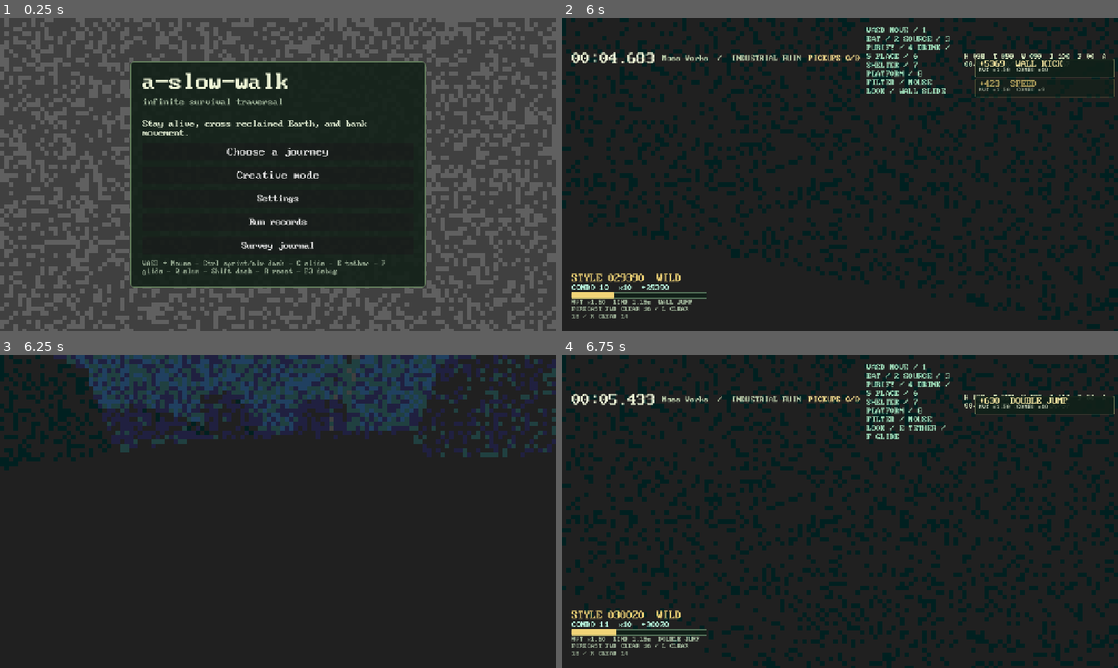
Above: before the commit, frames 1-4 (two rows, left to right).
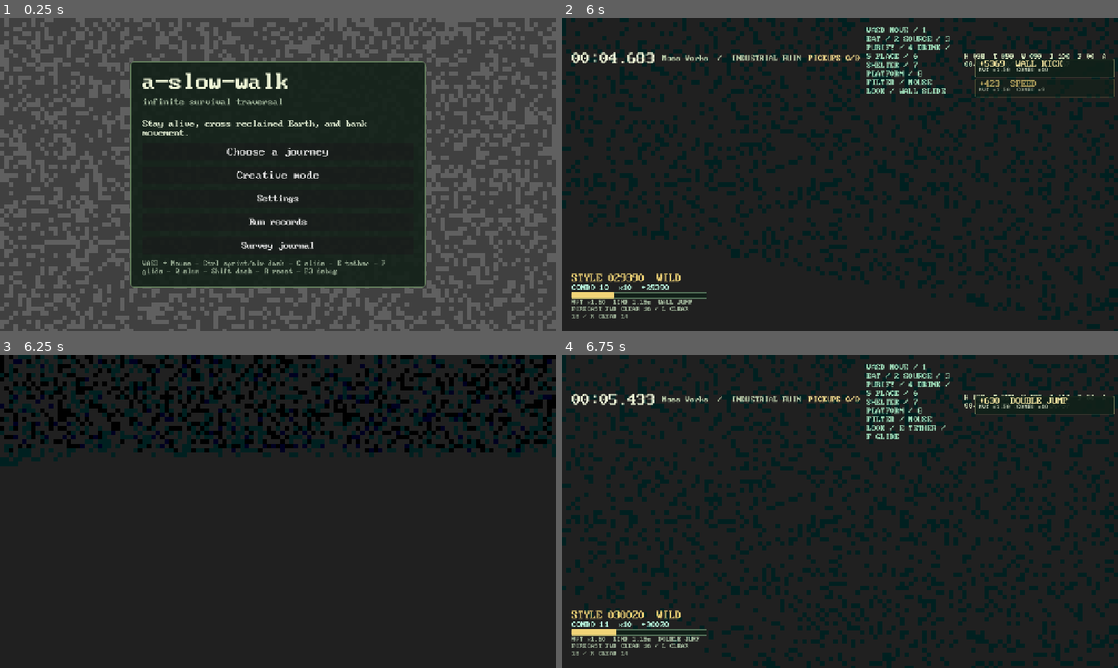
Above: after the commit, the same moments.

Repository: gongahkia/hot-cross-buns
Game: Godot game, scene res://scenes/main.tscn
The game is run twice, just before and just after one commit, with the same random seed, the same clock (stepped at 60 frames per second) and the same inputs.
Inputs (mouse positions are in pixels of both pictures, inside the frame that each line leads up to):
- Up to frame 1 (0.25 s): no input
- Up to frame 2 (6 s): click "Choose a journey" at 0.5 s; click "Infinite Expedition SURVIVAL …" at 1.25 s; tap Enter at 2 s; move the mouse to (867, 174) at 2.02 s; hold F (glide) 2.03-2.78 s; hold W (move_forward) from 2.03 s (still down); click (867, 174) at 2.17 s; tap Space (jump) at 2.27, 3.02, 4.52, 5.27 s; tap E (grapple) at 2.3, 2.85 s; move the mouse to (812, 174) at 2.77 s; click (812, 174) at 2.92 s; tap Q (slam) at 3.05, 3.6 s; move the mouse to (851, 168) at 3.52 s; hold C (slide) 3.53-4.28 s; click (851, 168) at 3.67 s; move the mouse to (834, 180) at 4.27 s; tap C (slide) at 4.35 s; click (834, 180) at 4.42 s; tap Ctrl (sprint) at 4.55 s; move the mouse to (878, 177) at 5.02 s; hold Ctrl (sprint) 5.03-5.78 s; click (878, 177) at 5.17 s; tap Alt at 5.3, 5.85 s; move the mouse to (795, 171) at 5.77 s; click (795, 171) at 5.92 s
- Up to frame 3 (6.25 s): keep holding W (move_forward); tap Space (jump) at 6.02 s; tap P at 6.05 s
- Up to frame 4 (6.75 s): keep holding W (move_forward); move the mouse to (845, 511) at 6.52 s; hold F (glide) from 6.53 s (still down); tap P at 6.6 s; click (845, 511) at 6.67 s

Frames 1-2 are identical in both runs. In frame 3, 26% of the frame differs, in the area x 0-100%, y 0-37%; in frame 4, nothing differs.

Commit message:
Expand photo camera controls

Diff:
--- /dev/null
+++ b/scripts/photo_camera_controls.gd
@@ -0,0 +1,22 @@
+class_name PhotoCameraControls
+extends RefCounted
+
+const MIN_SPEED := 2.0
+const MAX_SPEED := 72.0
+const MIN_SENSITIVITY := 0.00025
+const MAX_SENSITIVITY := 0.016
+
+static func direction(planar: Vector2, ascend: bool, descend: bool) -> Vector3:
+	return Vector3(planar.x, float(ascend) - float(descend), planar.y)
+
+static func speed(base_speed: float, fast: bool, precise: bool) -> float:
+	return base_speed * (2.5 if fast else 0.25 if precise else 1.0)
+
+static func next_speed(current: float, direction: int) -> float:
+	return clampf(current * (2.0 if direction > 0 else 0.5), MIN_SPEED, MAX_SPEED)
+
+static func next_sensitivity(current: float, direction: int) -> float:
+	return clampf(current * (2.0 if direction > 0 else 0.5), MIN_SENSITIVITY, MAX_SENSITIVITY)
+
+static func clamp_pitch(value: float) -> float:
+	return clampf(value, deg_to_rad(-88.0), deg_to_rad(88.0))
--- /dev/null
+++ b/scripts/photo_camera_controls_test.gd
@@ -0,0 +1,12 @@
+extends SceneTree
+const CONTROLS = preload("res://scripts/photo_camera_controls.gd")
+var failed := false
+func _initialize() -> void:
+	_expect(CONTROLS.direction(Vector2(1.0,-1.0), true, false) == Vector3(1.0,1.0,-1.0), "free-camera direction drifted")
+	_expect(CONTROLS.speed(18.0, true, false) == 45.0 and CONTROLS.speed(18.0, false, true) == 4.5, "free-camera speed modes drifted")
+	_expect(CONTROLS.next_speed(72.0, 1) == 72.0 and CONTROLS.next_sensitivity(0.00025, -1) == 0.00025, "free-camera limits drifted")
+	_expect(is_equal_approx(CONTROLS.clamp_pitch(PI), deg_to_rad(88.0)), "free-camera pitch clamp drifted")
+	quit(1 if failed else 0)
+func _expect(condition: bool, message: String) -> void:
+	if condition: return
+	failed = true; push_error(message)
--- a/scripts/photo_mode.gd
+++ b/scripts/photo_mode.gd
@@ -1,5 +1,7 @@
 class_name PhotoMode
 extends Node
+
+const CONTROLS := preload("res://scripts/photo_camera_controls.gd")
 
 signal mode_changed(active: bool)
 signal captured(path: String, metadata_path: String)
@@ -12,6 +14,8 @@
 var yaw := 0.0
 var pitch := 0.0
 var move_speed := 18.0
+var look_sensitivity := 0.002
+var entry_transform := Transform3D.IDENTITY
 
 func configure(next_subject: SpeedPlayer, next_hud: CanvasItem, provider: Callable) -> void:
 	subject = next_subject
@@ -32,10 +36,25 @@
 		if active and event.physical_keycode == KEY_F12:
 			capture()
 			return true
+		if active and event.physical_keycode == KEY_R:
+			_reset_camera()
+			return true
+		if active and event.physical_keycode == KEY_MINUS:
+			move_speed = CONTROLS.next_speed(move_speed, -1)
+			return true
+		if active and event.physical_keycode == KEY_EQUAL:
+			move_speed = CONTROLS.next_speed(move_speed, 1)
+			return true
+		if active and event.physical_keycode == KEY_COMMA:
+			look_sensitivity = CONTROLS.next_sensitivity(look_sensitivity, -1)
+			return true
+		if active and event.physical_keycode == KEY_PERIOD:
+			look_sensitivity = CONTROLS.next_sensitivity(look_sensitivity, 1)
+			return true
 	if not active: return false
 	if event is InputEventMouseMotion and Input.mouse_mode == Input.MOUSE_MODE_CAPTURED:
-		yaw -= event.relative.x * 0.002
-		pitch = clampf(pitch - event.relative.y * 0.002, deg_to_rad(-88.0), deg_to_rad(88.0))
+		yaw -= event.relative.x * look_sensitivity
+		pitch = CONTROLS.clamp_pitch(pitch - event.relative.y * look_sensitivity)
 		camera.rotation = Vector3(pitch, yaw, 0.0)
 		return true
 	if event is InputEventMouseButton and event.pressed:
@@ -50,10 +69,9 @@
 func _process(delta: float) -> void:
 	if not active or camera == null: return
 	var input := Input.get_vector("move_left", "move_right", "move_forward", "move_back")
-	var direction := camera.global_transform.basis * Vector3(input.x, 0.0, input.y)
-	if Input.is_key_pressed(KEY_SPACE): direction += Vector3.UP
-	if Input.is_key_pressed(KEY_CTRL): direction += Vector3.DOWN
-	var speed := move_speed * (2.5 if Input.is_key_pressed(KEY_SHIFT) else 1.0)
+	var local_direction := CONTROLS.direction(input, Input.is_key_pressed(KEY_SPACE) or Input.is_key_pressed(KEY_Q), Input.is_key_pressed(KEY_CTRL) or Input.is_key_pressed(KEY_E))
+	var direction := camera.global_transform.basis * local_direction
+	var speed := CONTROLS.speed(move_speed, Input.is_key_pressed(KEY_SHIFT), Input.is_key_pressed(KEY_ALT))
 	if direction.length() > 0.01:
 		camera.global_position += direction.normalized() * speed * delta
 
@@ -80,7 +98,8 @@
 	if subject == null or subject.camera == null: return
 	camera = Camera3D.new()
 	camera.name = "PhotoCamera"
-	camera.global_transform = subject.camera.global_transform
+	entry_transform = subject.camera.global_transform
+	camera.global_transform = entry_transform
 	camera.fov = subject.camera.fov
 	yaw = camera.rotation.y
 	pitch = camera.rotation.x
@@ -92,6 +111,12 @@
 	active = true
 	mode_changed.emit(true)
 
+func _reset_camera() -> void:
+	if camera == null: return
+	camera.global_transform = entry_transform
+	yaw = camera.rotation.y
+	pitch = camera.rotation.x
+
 func _exit() -> void:
 	if camera:
 		camera.queue_free()
Not shown, added: docs/free-camera-controls.md
